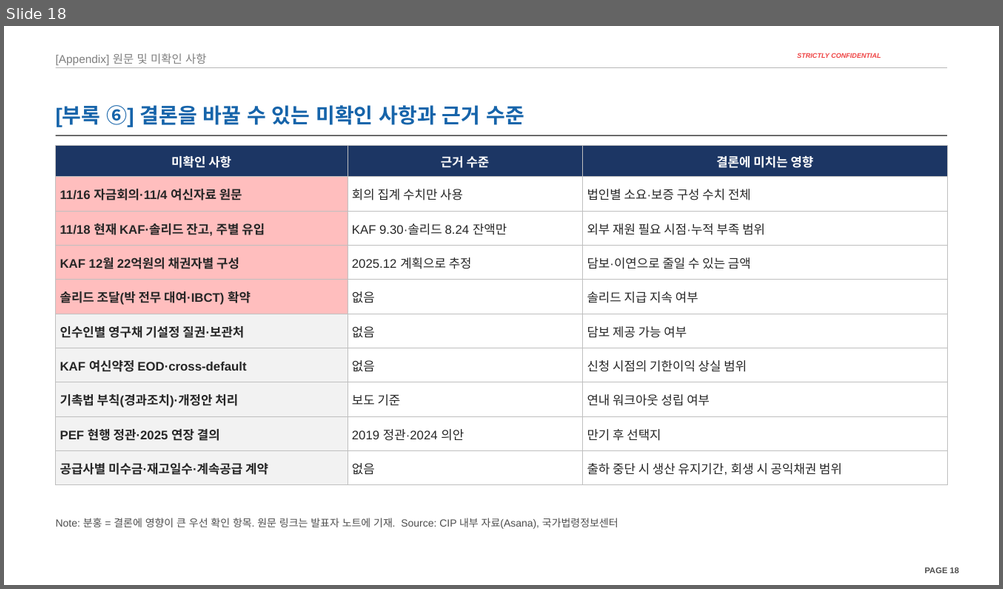
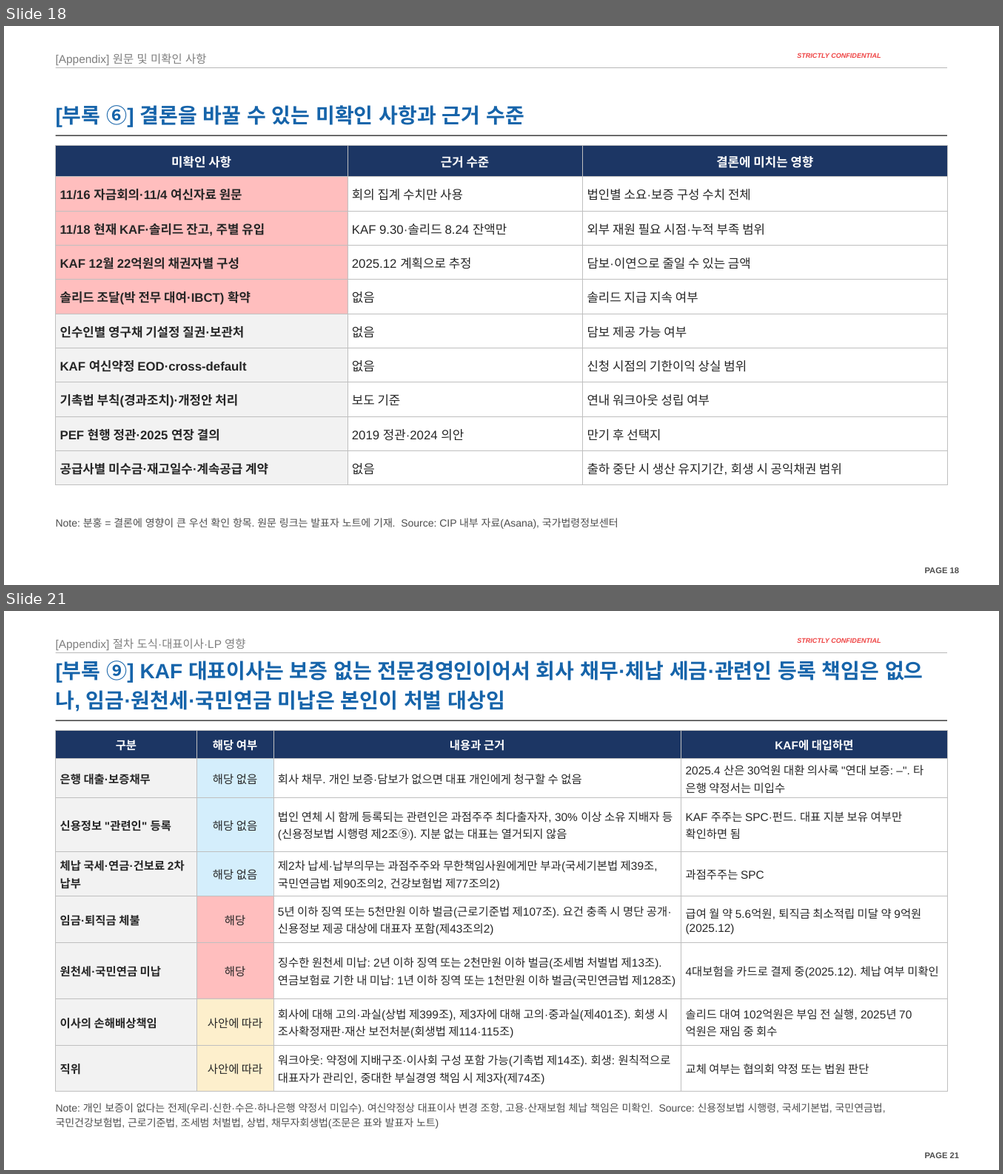
Before and after one commit to jogyesung/GS-Secretary, a slide deck: outputs/CIP_KAF_솔리드_자금조달차질_시나리오_20261118.pptx. Shown one above the other, each under a label of ours: slide 18 before the commit, slides 18 and 21 after it; the slides between them are not shown. The pictures are 1003x589 and 1003x1174 pixels, drawn with LibreOffice and Linux fonts; fonts in the diff are those of the drawing; background and template pictures are left out. Boxes give left, top, right and bottom in pixels: in the first picture for what was removed or moved away, otherwise in the second. Text is boxed around its words. In the diff, an @@ line names an element or a change of style, - is before the commit and + after.

```diff
--- a/outputs/CIP_KAF_솔리드_자금조달차질_시나리오_20261118.pptx
+++ b/outputs/CIP_KAF_솔리드_자금조달차질_시나리오_20261118.pptx
@@ slide 21 added at (4, 611, 999, 1170), background #FFFFFF; not listed: 4 template elements that a slide beside it also shows @@
@@ text added at (56, 638, 245, 650), 11 pt, text #7F7F7F @@
+[Appendix] 절차 도식·대표이사·LP 영향
@@ title added at (56, 661, 923, 712), 20 pt, text #1664AA, bold @@
+[부록 ⑨] KAF 대표이사는 보증 없는 전문경영인이어서 회사 채무·체납 세금·관련인 등록 책임은 없으나, 임금·원천세·국민연금 미납은 본인이 처벌 대상임
@@ table added at (56, 730, 947, 1088), 8 rows, 4 columns @@
+구분 | 해당 여부 | 내용과 근거 | KAF에 대입하면
+은행 대출·보증채무 | 해당 없음 | 회사 채무. 개인 보증·담보가 없으면 대표 개인에게 청구할 수 없음 | 2025.4 산은 30억원 대환 의사록 "연대 보증: –". 타 은행 약정서는 미입수
+신용정보 "관련인" 등록 | 해당 없음 | 법인 연체 시 함께 등록되는 관련인은 과점주주 최다출자자, 30% 이상 소유 지배자 등(신용정보법 시행령 제2조⑨). 지분 없는 대표는 열거되지 않음 | KAF 주주는 SPC·펀드. 대표 지분 보유 여부만 확인하면 됨
+체납 국세·연금·건보료 2차 납부 | 해당 없음 | 제2차 납세·납부의무는 과점주주와 무한책임사원에게만 부과(국세기본법 제39조, 국민연금법 제90조의2, 건강보험법 제77조의2) | 과점주주는 SPC
+임금·퇴직금 체불 | 해당 | 5년 이하 징역 또는 5천만원 이하 벌금(근로기준법 제107조). 요건 충족 시 명단 공개·신용정보 제공 대상에 대표자 포함(제43조의2) | 급여 월 약 5.6억원, 퇴직금 최소적립 미달 약 9억원(2025.12)
+원천세·국민연금 미납 | 해당 | 징수한 원천세 미납: 2년 이하 징역 또는 2천만원 이하 벌금(조세범 처벌법 제13조). 연금보험료 기한 내 미납: 1년 이하 징역 또는 1천만원 이하 벌금(국민연금법 제128조) | 4대보험을 카드로 결제 중(2025.12). 체납 여부 미확인
+이사의 손해배상책임 | 사안에 따라 | 회사에 대해 고의·과실(상법 제399조), 제3자에 대해 고의·중과실(제401조). 회생 시 조사확정재판·재산 보전처분(회생법 제114·115조) | 솔리드 대여 102억원은 부임 전 실행, 2025년 70억원은 재임 중 회수
+직위 | 사안에 따라 | 워크아웃: 약정에 지배구조·이사회 구성 포함 가능(기촉법 제14조). 회생: 원칙적으로 대표자가 관리인, 중대한 부실경영 책임 시 제3자(제74조) | 교체 여부는 협의회 약정 또는 법원 판단
@@ text added at (56, 1103, 885, 1129), 10 pt, text #4D4D4D @@
+Note: 개인 보증이 없다는 전제(우리·신한·수은·하나은행 약정서 미입수). 여신약정상 대표이사 변경 조항, 고용·산재보험 체납 책임은 미확인. Source: 신용정보법 시행령, 국세기본법, 국민연금법, 국민건강보험법, 근로기준법, 조세범 처벌법, 상법, 채무자회생법(조문은 표와 발표자 노트)
```
Also in this commit, not shown: 3 other slides added, 3 other files.
